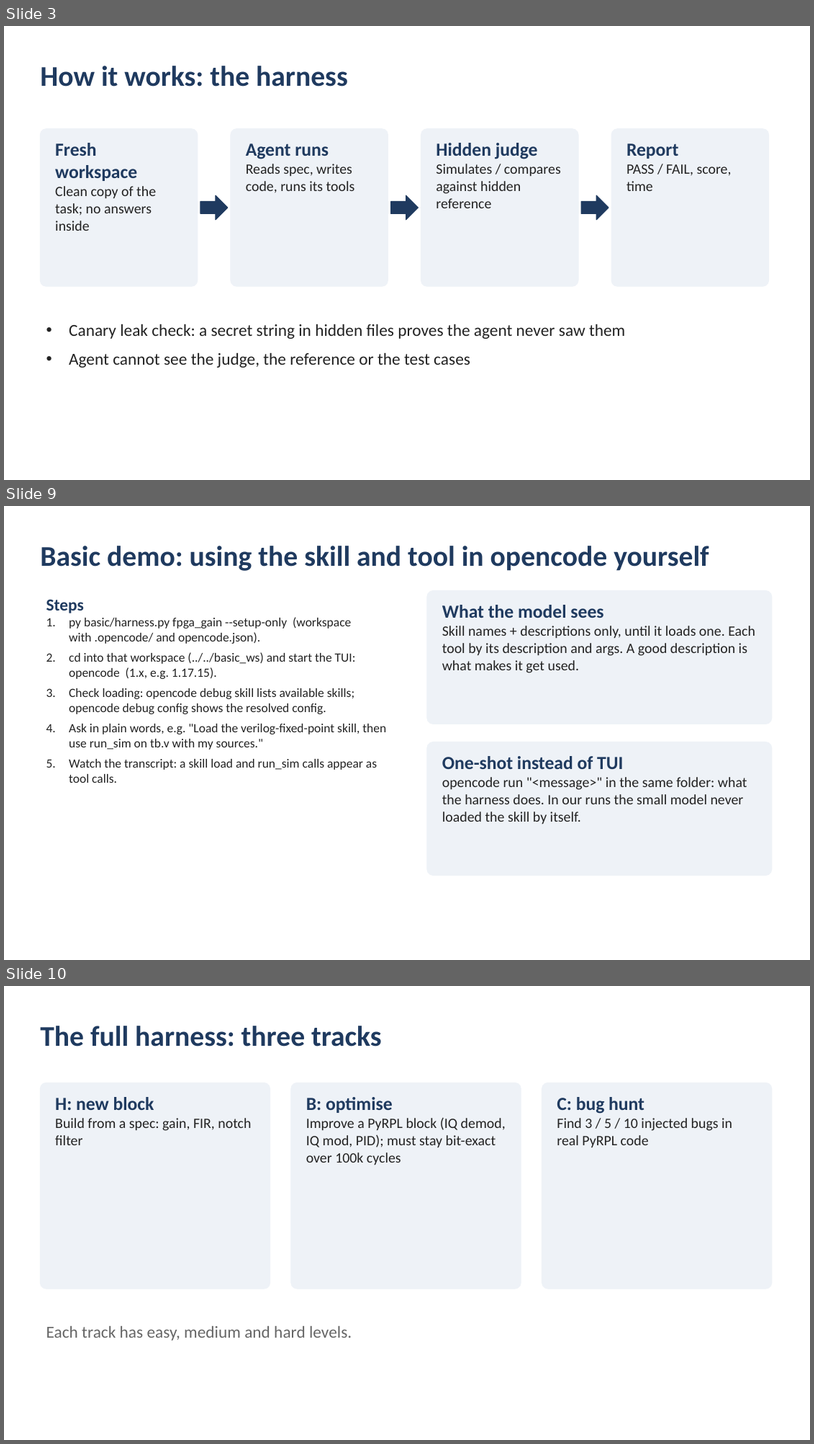
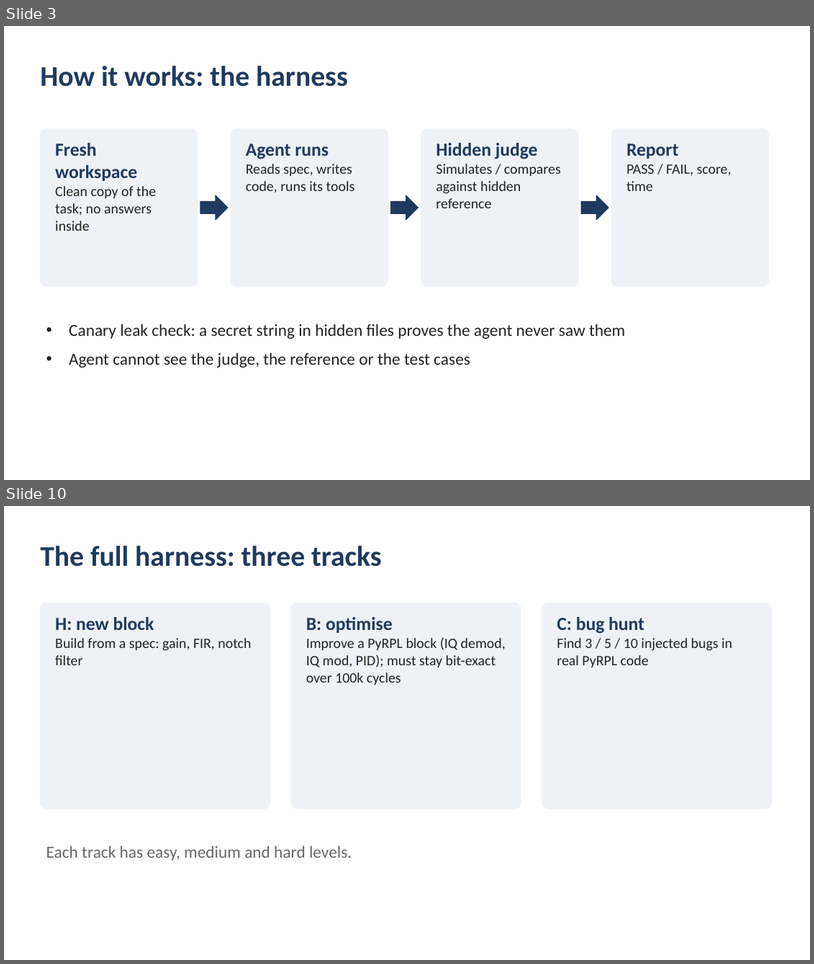
Before and after one commit to SiddharthaKR/testlocal, a slide deck: docs/AI_FPGA_demo_summary.pptx. Shown one above the other, each under a label of ours: slides 3, 9 and 10 before the commit, slides 3 and 10 after it; the slides between them are not shown. The pictures are 814x1444 and 814x964 pixels, drawn with LibreOffice and Linux fonts; fonts in the diff are those of the drawing. Boxes give left, top, right and bottom in pixels: in the first picture for what was removed or moved away, otherwise in the second. Text is boxed around its words. In the diff, an @@ line names an element or a change of style, - is before the commit and + after.

```diff
--- a/docs/AI_FPGA_demo_summary.pptx
+++ b/docs/AI_FPGA_demo_summary.pptx
@@ slide 9 removed at [4,506,810,960], background #FFFFFF @@
@@ text removed at [40,546,709,571] @@
-Basic demo: using the skill and tool in opencode yourself
@@ rounded rectangle removed at [427,591,772,723] @@
@@ text removed at [46,599,386,782] @@
-Steps
-1. py basic/harness.py fpga_gain --setup-only (workspace with .opencode/ and opencode.json).
-2. cd into that workspace (../../basic_ws) and start the TUI: opencode (1.x, e.g. 1.17.15).
-3. Check loading: opencode debug skill lists available skills; opencode debug config shows the resolved config.
-4. Ask in plain words, e.g. "Load the verilog-fixed-point skill, then use run_sim on tb.v with my sources."
-5. Watch the transcript: a skill load and run_sim calls appear as tool calls.
@@ text removed at [442,605,756,673] @@
-What the model sees
-Skill names + descriptions only, until it loads one. Each tool by its description and args. A good description is what makes it get used.
@@ rounded rectangle removed at [427,742,772,875] @@
@@ text removed at [442,756,748,824] @@
-One-shot instead of TUI
-opencode run "<message>" in the same folder: what the harness does. In our runs the small model never loaded the skill by itself.
```
Also in this commit, not shown: 1 slide changed, 5 slides added, 4 other slides removed.
